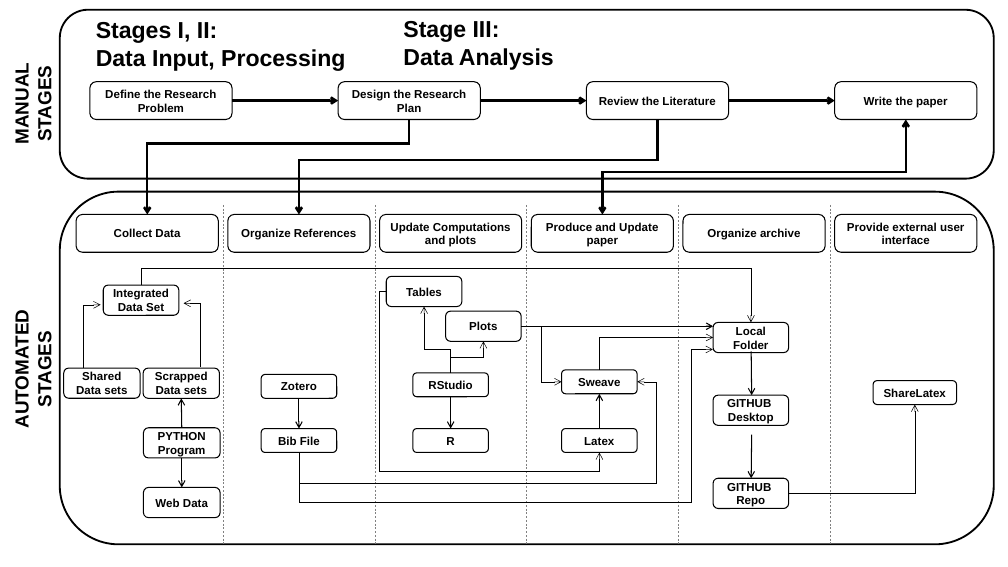
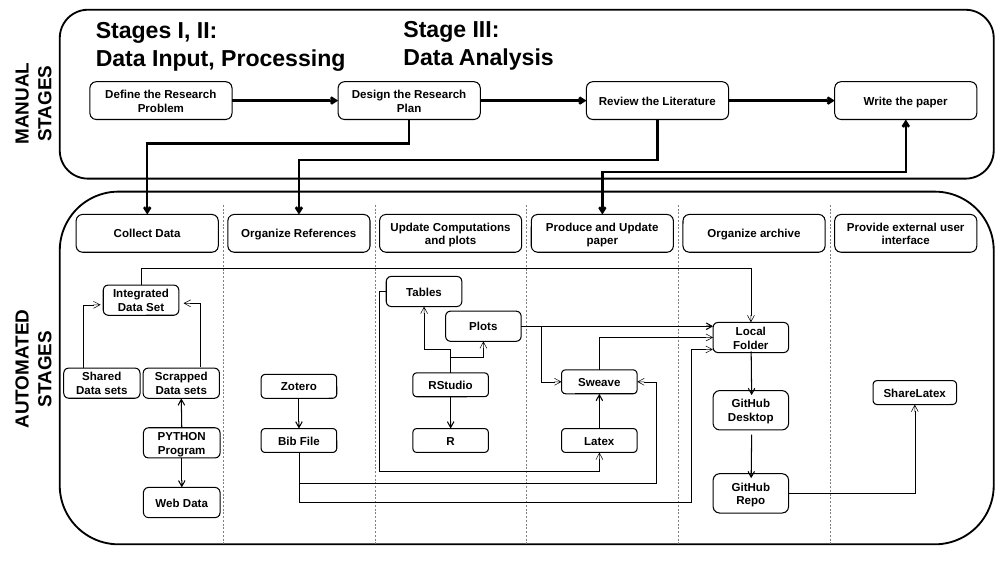
Before and after one commit to BIDS/repro-case-studies, a slide deck: slide 1 of case-studies/jmMagallanes.pptx. Drawn at 1008x567 pixels with LibreOffice and Linux fonts; fonts in the diff are those of the drawing. Boxes give left, top, right and bottom in pixels: in the first picture for what was removed or moved away, otherwise in the second. Text is boxed around its words. In the diff, an @@ line names an element or a change of style, - is before the commit and + after.

```diff
--- a/case-studies/jmMagallanes.pptx
+++ b/case-studies/jmMagallanes.pptx
@@ rounded rectangle "GitHub Desktop": place and size @@
-rounded rectangle "GitHub Desktop" at box(713, 395, 789, 426)
+rounded rectangle "GitHub Desktop" at box(713, 391, 789, 430)
@@ text in rounded rectangle at box(728, 398, 774, 424): text changed @@
-GITHUB Desktop
+GitHub Desktop
@@ rounded rectangle "GitHub Repo": place and size @@
-rounded rectangle "GitHub Repo" at box(713, 479, 789, 509)
+rounded rectangle "GitHub Repo" at box(713, 474, 789, 513)
@@ text in rounded rectangle at box(732, 482, 771, 507): text changed @@
-GITHUB Repo
+GitHub Repo
```
Also in this commit, not shown: 37 other files.
